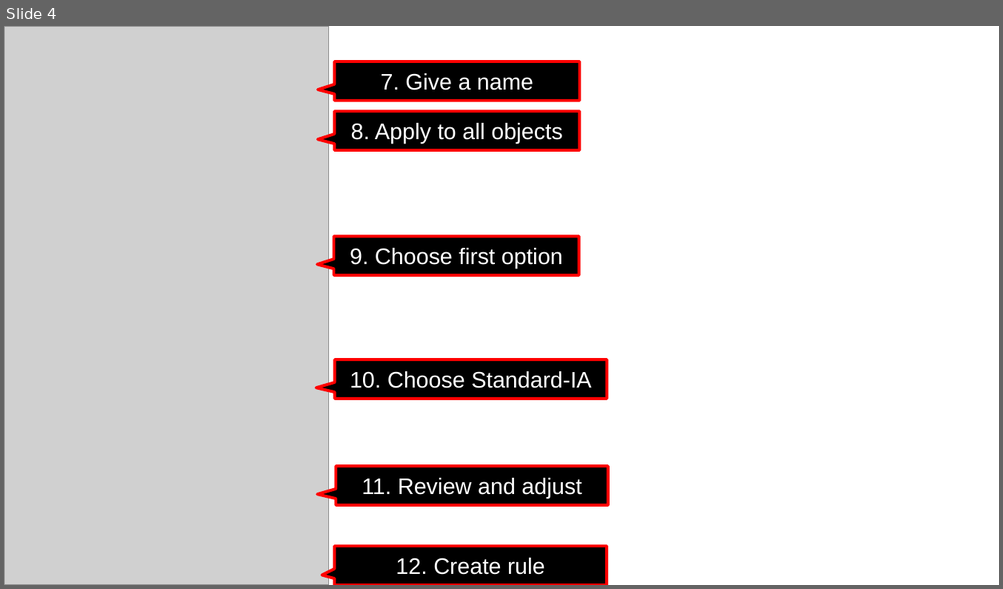
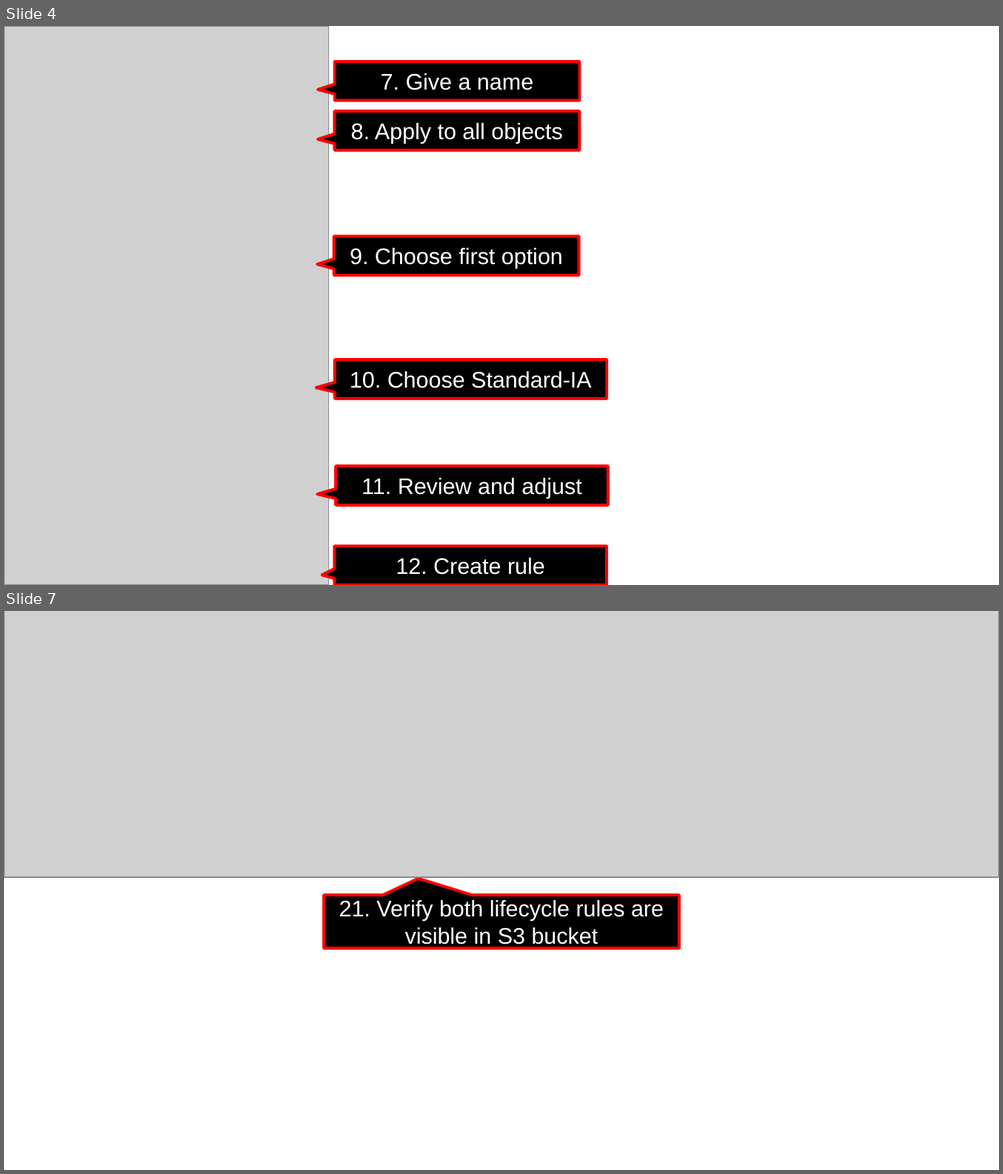
Before and after one commit to enhariharan/aws-solutions-architect-training, a slide deck: module_5_simple_storage_service_s3/module_5_assignment_3/module_5_assignment_3_s3.pptx. Shown one above the other, each under a label of ours: slide 4 before the commit, slides 4 and 7 after it; the slides between them are not shown. The pictures are 1003x589 and 1003x1174 pixels, drawn with LibreOffice and Linux fonts; fonts in the diff are those of the drawing; grey boxes stand for pictures. Boxes give left, top, right and bottom in pixels: in the first picture for what was removed or moved away, otherwise in the second. Text is boxed around its words. In the diff, an @@ line names an element or a change of style, - is before the commit and + after.

```diff
--- a/module_5_simple_storage_service_s3/module_5_assignment_3/module_5_assignment_3_s3.pptx
+++ b/module_5_simple_storage_service_s3/module_5_assignment_3/module_5_assignment_3_s3.pptx
@@ slide 7 added at (x1=4, y1=611, x2=999, y2=1170), background #FFFFFF @@
@@ picture added at (x1=4, y1=611, x2=999, y2=877) @@
@@ speech box added at (x1=324, y1=895, x2=679, y2=948), fill #000000, outline #FF0000 2.3 pt, 18 pt, text #FFFFFF @@
+21. Verify both lifecycle rules are visible in S3 bucket
```
Also in this commit, not shown: 1 slide changed, 1 other slide added, 1 other file.
